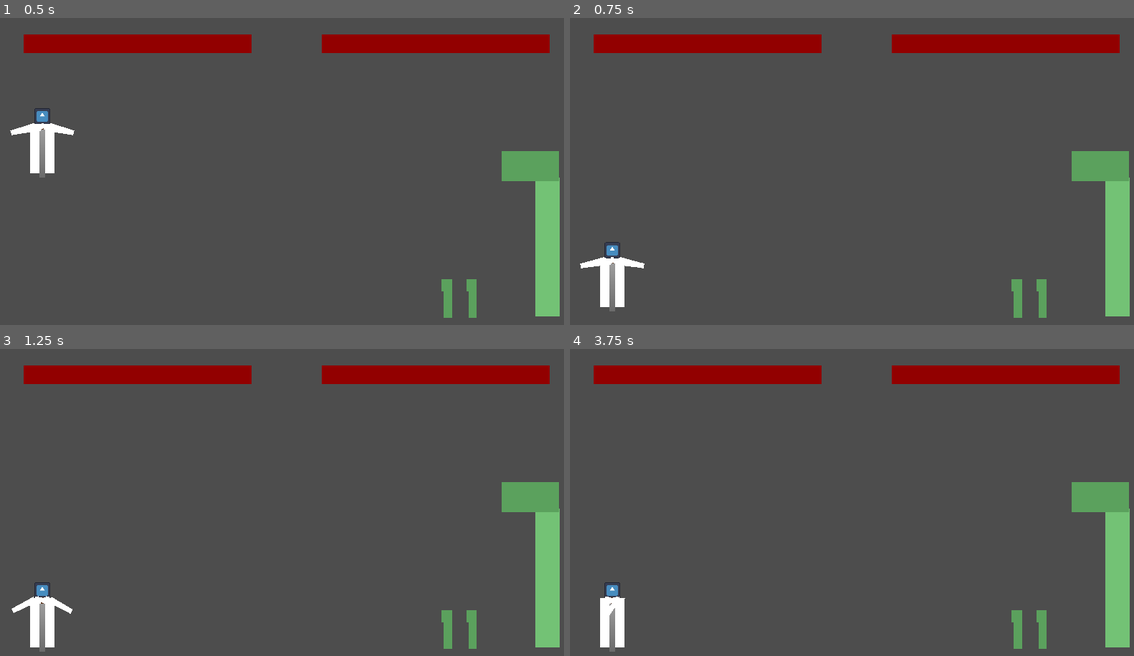
Above: before the commit, frames 1-4 (two rows, left to right).
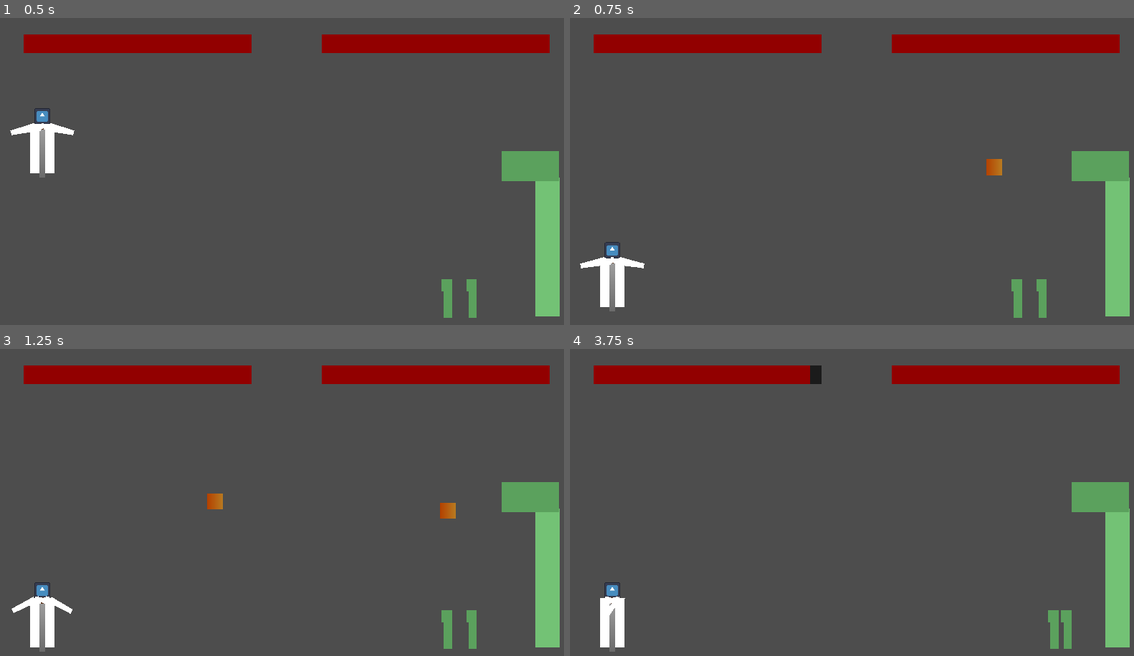
Above: after the commit, the same moments.

Repository: Tchetchouille/Dyspraxia-and-the-Dragon
Game: Godot game, scene res://Actual Project/Scenes/main.tscn
Same seed, same stepped clock (60 frames per second), same inputs: the game is played once before the commit and once after it. The engine's default icon, where the game draws it, is replaced by a stand-in: a white triangle on a blue panel in a dark square.
Inputs:
- Up to frame 1 (0.5 s): no input
- Up to frame 2 (0.75 s): hold Right (ui_right) from 0.53 s (still down)
- Up to frame 3 (1.25 s): keep holding Right (ui_right)
- Up to frame 4 (3.75 s): release Right (ui_right) at 2.03 s; hold Left (ui_left) 2.03-2.78 s; hold Right (ui_right) from 2.78 s (still down)

Frame 1 is identical in both runs. In frame 2, 0.1% of the frame differs, in the area x 73-77%, y 45-52%; in frame 3, 0.3%; in frame 4, 0.9%, in the area x 42-89%, y 5-98%.

Commit message:
Small dragon attacks tweaks

Diff:
--- a/dyspraxia-and-the-dragon/EXP (Experimental Stuff)/EXP Scenes/experimental_main.tscn
+++ b/dyspraxia-and-the-dragon/EXP (Experimental Stuff)/EXP Scenes/experimental_main.tscn
@@ -45,6 +45,7 @@
 grow_horizontal = 1
 grow_vertical = 1
 
+[connection signal="left_claw_attack" from="GameManager" to="ExpLeftClaw" method="_on_game_manager_left_claw_attack"]
 [connection signal="right_claw_attack" from="GameManager" to="ExpRightClaw" method="_on_game_manager_right_claw_attack"]
 [connection signal="available" from="ExpLeftClaw" to="GameManager" method="_on_exp_left_claw_available"]
 [connection signal="available" from="ExpRightClaw" to="GameManager" method="_on_exp_right_claw_available"]
--- a/dyspraxia-and-the-dragon/EXP (Experimental Stuff)/EXP Scripts/exp_c_body.gd
+++ b/dyspraxia-and-the-dragon/EXP (Experimental Stuff)/EXP Scripts/exp_c_body.gd
@@ -1,7 +1,7 @@
 extends CharacterBody2D
 
 
-const SPEED = 500.0
+const SPEED = 750.0
 const JUMP_VELOCITY = -1500.0
 var health = 100
 
--- a/dyspraxia-and-the-dragon/EXP (Experimental Stuff)/EXP Scripts/exp_fireball.gd
+++ b/dyspraxia-and-the-dragon/EXP (Experimental Stuff)/EXP Scripts/exp_fireball.gd
@@ -4,8 +4,10 @@
 @onready var dragon = $"../ExpDragon"
 @onready var dragon_head = $"../ExpDragon/Head"
 @export var fireball_impulse = 1600
+var gravity = 1000
+var target_offset = 0.1
+var impulse_offset = 200
 var is_reflected = false
-var gravity = 1000
 
 # Used to store the gravity scale
 # So the fireball can start with no gravity and aim for the player more precisely
@@ -16,8 +18,12 @@
 	gravity_scale = 0
 	var spawn_point = dragon_head.global_position + Vector2(-50, 0)
 	position = spawn_point
+	var x_offset = randf_range(-target_offset,target_offset)
+	var y_offset = randf_range(-target_offset,target_offset)
+	var x_y_offset = Vector2(x_offset, y_offset)
+	var i_offset = randi_range(-impulse_offset, impulse_offset)
 	var target = (player.global_position - global_position).normalized()
-	apply_impulse(target * fireball_impulse, global_position)
+	apply_impulse((target + x_y_offset) * (fireball_impulse + i_offset), global_position)
 
 func _physics_process(_delta: float) -> void:
 	if is_reflected:
--- a/dyspraxia-and-the-dragon/EXP (Experimental Stuff)/EXP Scripts/exp_left_claw.gd
+++ b/dyspraxia-and-the-dragon/EXP (Experimental Stuff)/EXP Scripts/exp_left_claw.gd
@@ -7,8 +7,12 @@
 	var tween = create_tween()
 	var initial_pos = position
 	# The claw goes to the specified position, and then returns to the intial position
-	tween.tween_property(self, "position", Vector2(150, initial_pos.y), 1 / attack_speed).set_trans(Tween.TRANS_BACK)
-	tween.tween_property(self, "position", initial_pos, 1 / attack_speed).set_trans(Tween.TRANS_BACK)
+	tween.tween_property(self, "position", Vector2(150, initial_pos.y), 1 / attack_speed)\
+		.set_trans(Tween.TRANS_BACK)\
+		.set_ease(Tween.EASE_IN)
+	tween.tween_property(self, "position", initial_pos, 1 / attack_speed)\
+		.set_trans(Tween.TRANS_BACK)\
+		.set_ease(Tween.EASE_OUT)
 	# When the attack is finished, it sends a signal to the game manager
 	await tween.finished
 	available.emit()
--- a/dyspraxia-and-the-dragon/EXP (Experimental Stuff)/EXP Scripts/exp_right_claw.gd
+++ b/dyspraxia-and-the-dragon/EXP (Experimental Stuff)/EXP Scripts/exp_right_claw.gd
@@ -7,8 +7,12 @@
 	var tween = create_tween()
 	var initial_pos = position
 	# The claw goes to the specified position, and then returns to the intial position
-	tween.tween_property(self, "position", Vector2(150, initial_pos.y), 1 / attack_speed).set_trans(Tween.TRANS_BACK)
-	tween.tween_property(self, "position", initial_pos, 1 / attack_speed).set_trans(Tween.TRANS_BACK)
+	tween.tween_property(self, "position", Vector2(150, initial_pos.y), 1 / attack_speed)\
+		.set_trans(Tween.TRANS_BACK)\
+		.set_ease(Tween.EASE_IN)
+	tween.tween_property(self, "position", initial_pos, 1 / attack_speed)\
+		.set_trans(Tween.TRANS_BACK)\
+		.set_ease(Tween.EASE_OUT)
 	# When the attack is finished, it sends a signal to the game manager
 	await tween.finished
 	available.emit()
--- a/dyspraxia-and-the-dragon/EXP (Experimental Stuff)/EXP Scripts/game_manager.gd
+++ b/dyspraxia-and-the-dragon/EXP (Experimental Stuff)/EXP Scripts/game_manager.gd
@@ -1,8 +1,8 @@
 extends Node
 
 # Used to adapt the agressivity of the dragon
-@export var fireball_threshold : int = 50
-@export var claw_threshold : int = 25
+@export var fireball_threshold : int = 75
+@export var claw_threshold : int = 30
 var fireball = preload("res://EXP (Experimental Stuff)/EXP Scenes/exp_fireball.tscn")
 # Count of currently available claws
 var claw_count : int = 2
@@ -23,7 +23,7 @@
 func _process(delta: float) -> void:
 	# Triggers a dragon action every second
 	time += delta
-	if time >= 1:
+	if time >= 0.5:
 		dragon_action()
 		time = 0
 
@@ -31,6 +31,7 @@
 	# The dragon "rolls a dice". If it is low enough and if a claw is available, it triggers a claw attack.
 	# Otherwise, if the roll is low enough, it triggers a fireball attack.
 	var chance = rng.randi_range(0, 100)
+	print(available_claws)
 	if claw_threshold >= chance and available_claws.size() > 0:
 		claw_attack()
 
